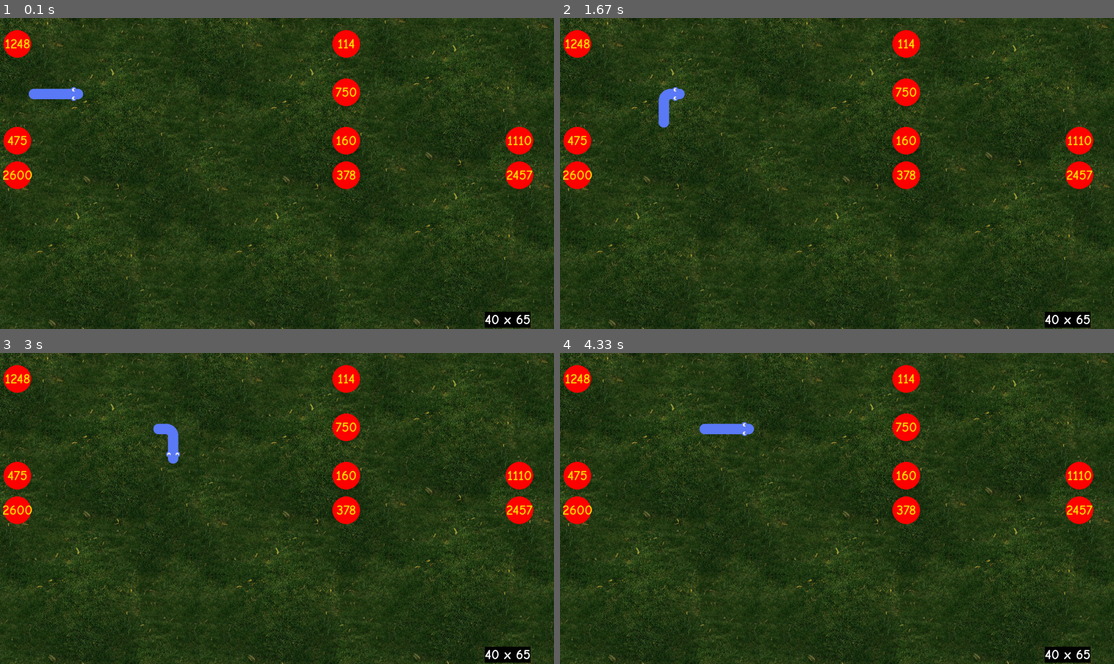
Above: before the commit, frames 1-4 (two rows, left to right).
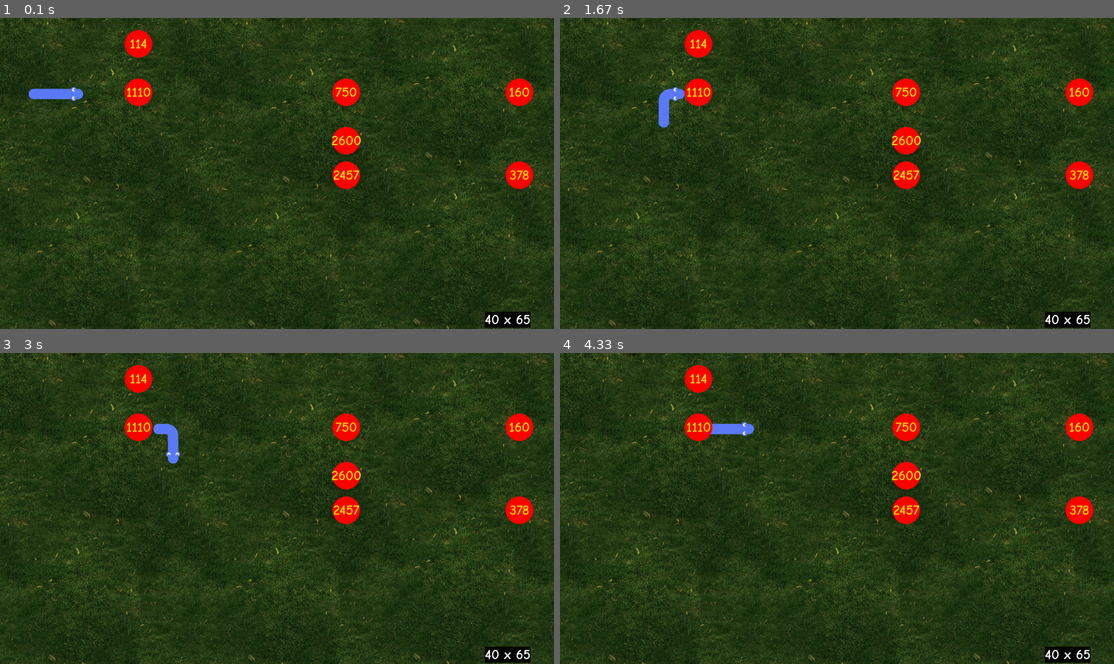
Above: after the commit, the same moments.

Repository: Zeus-HackOlympus/Ganitansh-GUI
Game: pygame game, started from game/game.py
Two runs of this game, one before a commit and one after it. Both use one fixed random seed, a clock stepped at 60 frames per second and the inputs below.
Inputs:
- Up to frame 1 (0.1 s): no input
- Up to frame 2 (1.67 s): tap S at 0.33 s; hold Right 0.67-1.13 s; hold W 1.17-1.47 s; hold Right from 1.5 s (still down)
- Up to frame 3 (3 s): release Right at 1.97 s; hold A 2-2.53 s; hold Down 2.57-2.87 s; hold A from 2.9 s (still down)
- Up to frame 4 (4.33 s): release A at 3.3 s; hold Up 3.33-3.7 s; hold D from 3.73 s (still down)

The runs differ from the first frame. In frame 1, 3.2% of the frame differs, in the area x 0-97%, y 3-56%; in frame 2, 3.2%; in frame 3, 3.2%; in frame 4, 3.2%.

Commit message:
Add files via upload

Diff:
--- a/game/game.py
+++ b/game/game.py
@@ -3,28 +3,28 @@
 from pygame.locals import *
 from pygame.math import *
 
-pygame.mixer.pre_init(44100,-16,2,512)
+pygame.mixer.pre_init(44100, -16, 2, 512)
 pygame.init()
 running = True
 
 cell_size = 40
 cell_number = 100
 
-screen = pygame.display.set_mode((1600,900))
+screen = pygame.display.set_mode((1600, 900))
 clock = pygame.time.Clock()
 
 # background
 
 pygame.mixer.init()
 pygame.mixer.music.load("../assets/music/game_music1.ogg")
+
 
 class Snake:
     def __init__(self):
         # snake starts from certer
-        self.direction = Vector2(0,0)
-        self.body = [Vector2(5,5),Vector2(4,5),Vector2(3,5),Vector2(2,5)]
+        self.direction = Vector2(0, 0)
+        self.body = [Vector2(5, 5), Vector2(4, 5), Vector2(3, 5), Vector2(2, 5)]
         self.new_block = False
-
 
         self.head_up = pygame.image.load('../assets/snake/Graphics/head_up.png').convert_alpha()
         self.head_down = pygame.image.load('../assets/snake/Graphics/head_down.png').convert_alpha()
@@ -46,59 +46,75 @@
         self.crunch_sound = pygame.mixer.Sound('../assets/snake/Sound/crunch.wav')
 
         # self.pixel = Rect(self.x,self.y,30,30)
+        self.head_rect = self.head_up.get_rect()
+
     def draw_snake(self):
         self.update_head_graphics()
         self.update_tail_graphics()
-        for index,block in enumerate(self.body):
+        for index, block in enumerate(self.body):
             x_pos = int(block.x * cell_size)
             y_pos = int(block.y * cell_size)
-            block_rect = pygame.Rect(x_pos,y_pos,cell_size,cell_size)
-
-            if index == 0 :
-                screen.blit(self.head,block_rect)
+            block_rect = pygame.Rect(x_pos, y_pos, cell_size, cell_size)
+
+            if index == 0:
+                screen.blit(self.head, block_rect)
+                # added a feature to update the coordinates of the heads rect
+                self.head_rect = self.head.get_rect(topleft=(x_pos, y_pos))
             elif index == len(self.body) - 1:
-                screen.blit(self.tail,block_rect)
-
-            else :
-                previous_block = self.body[index+1] - block
-                next_block = self.body[index-1] - block
-                if (previous_block.x == next_block.x) :
-                    screen.blit(self.body_vertical,block_rect)
-                elif (previous_block.y == next_block.y):
-                    screen.blit(self.body_horizontal,block_rect)
+                screen.blit(self.tail, block_rect)
+
+            else:
+                previous_block = self.body[index + 1] - block
+                next_block = self.body[index - 1] - block
+                if previous_block.x == next_block.x:
+                    screen.blit(self.body_vertical, block_rect)
+                elif previous_block.y == next_block.y:
+                    screen.blit(self.body_horizontal, block_rect)
                 else:
-                    if (previous_block.x == -1 and next_block.y == -1) or (previous_block.y == -1 and next_block.x == -1):
-                        screen.blit(self.body_tl,block_rect)
-                    elif (previous_block.x == -1 and next_block.y == 1) or (previous_block.y == 1 and next_block.x == -1):
-                        screen.blit(self.body_bl,block_rect)
-                    elif (previous_block.x == 1 and next_block.y == -1) or (previous_block.y == -1 and next_block.x == 1):
-                        screen.blit(self.body_tr,block_rect)
+                    if (previous_block.x == -1 and next_block.y == -1) or (
+                            previous_block.y == -1 and next_block.x == -1):
+                        screen.blit(self.body_tl, block_rect)
+                    elif (previous_block.x == -1 and next_block.y == 1) or (
+                            previous_block.y == 1 and next_block.x == -1):
+                        screen.blit(self.body_bl, block_rect)
+                    elif (previous_block.x == 1 and next_block.y == -1) or (
+                            previous_block.y == -1 and next_block.x == 1):
+                        screen.blit(self.body_tr, block_rect)
                     elif (previous_block.x == 1 and next_block.y == 1) or (previous_block.y == 1 and next_block.x == 1):
-                        screen.blit(self.body_br,block_rect)
-
-
+                        screen.blit(self.body_br, block_rect)
 
     def update_head_graphics(self):
         head_relation = self.body[1] - self.body[0]
-        if head_relation == Vector2(1,0): self.head = self.head_left
-        elif head_relation == Vector2(-1, 0): self.head = self.head_right
-        elif head_relation == Vector2(0, 1): self.head = self.head_up
-        elif head_relation == Vector2(0, -1): self.head = self.head_down
+        if head_relation == Vector2(1, 0):
+            self.head = self.head_left
+        elif head_relation == Vector2(-1, 0):
+            self.head = self.head_right
+        elif head_relation == Vector2(0, 1):
+            self.head = self.head_up
+        elif head_relation == Vector2(0, -1):
+            self.head = self.head_down
+
     def update_tail_graphics(self):
         tail_relation = self.body[-2] - self.body[-1]
-        if tail_relation == Vector2(1, 0): self.tail = self.tail_left
-        elif tail_relation == Vector2(-1, 0): self.tail = self.tail_right
-        elif tail_relation == Vector2(0, 1): self.tail = self.tail_up
-        elif tail_relation == Vector2(0, -1): self.tail = self.tail_down
+        if tail_relation == Vector2(1, 0):
+            self.tail = self.tail_left
+        elif tail_relation == Vector2(-1, 0):
+            self.tail = self.tail_right
+        elif tail_relation == Vector2(0, 1):
+            self.tail = self.tail_up
+        elif tail_relation == Vector2(0, -1):
+            self.tail = self.tail_down
+
     def move_snake(self):
-        if self.add_block() == True :
+
+        if self.add_block():
             body = self.body[:]
-            body.insert(0,body[0] + self.direction)
+            body.insert(0, body[0] + self.direction)
             self.body = body[:]
             self.new_block = False
         else:
             body = self.body[:-1]
-            body.insert(0,body[0] + self.direction)
+            body.insert(0, body[0] + self.direction)
             self.body = body[:]
 
     def play_crunch_sound(self):
@@ -106,54 +122,56 @@
 
     def add_block(self):
         self.new_block = True
+
     def reset(self):
-        self.body = [Vector2(5,5),Vector2(4,5),Vector2(3,5),Vector2(2,5)]
-        self.direction = Vector2(0,0)
-
+        self.body = [Vector2(5, 5), Vector2(4, 5), Vector2(3, 5), Vector2(2, 5)]
+        self.direction = Vector2(0, 0)
 
 
 class FRUIT:
-    def __init__(self,a,b):
+    def __init__(self, a, b):
         # a and b : a * b = ab
         self.a = a
         self.b = b
         # TODO: ADD REMAINING SPAWN POINTS
-        self.spawn =  [
-            Vector2(50, 75),  Vector2(400, 75), Vector2(1000, 75), Vector2(1500, 75),
-            Vector2(50, 215), Vector2(400, 215), Vector2(1000, 215), Vector2(1200, 215), Vector2(1400, 215), Vector2(1500, 215),
-            Vector2(50, 355), Vector2(1000, 355),  Vector2(1400, 355), Vector2(1500, 355),
-            Vector2(50, 455),  Vector2(1000, 455), Vector2(1500, 455)
+        self.spawn = [
+            Vector2(50, 75), Vector2(400, 75), Vector2(1000, 75), Vector2(1500, 75),
+            Vector2(50, 215), Vector2(400, 215), Vector2(1000, 215), Vector2(1200, 215), Vector2(1400, 215),
+            Vector2(1500, 215),
+            Vector2(50, 355), Vector2(1000, 355), Vector2(1400, 355), Vector2(1500, 355),
+            Vector2(50, 455), Vector2(1000, 455), Vector2(1500, 455)
         ]
         self.pos_of_random = []
 
     def update_coordinates(self):
-        pos = random.randint(0,len(self.spawn)-1)
+        pos = random.randint(0, len(self.spawn) - 1)
         a = self.spawn[pos]
         self.spawn.remove(self.spawn[pos])
         return a
 
-    def draw_cicle(self,pos:tuple):
+    def draw_cicle(self, pos: tuple):
         self.pos_of_ans = pos
         circle = pygame.draw.circle(screen, Color("red"), pos, 40)
         font = pygame.font.Font('../assets/Fonts/Comic_Neue/ComicNeue-Bold.ttf', 40)
         font = font.render(str(self.a * self.b), True, Color("gold"))
         screen.blit(font, font.get_rect(center=circle.center))
+
     def update_coordinates_random(self):
         arr = []
         for i in range(8):
-            a = self.spawn[random.randint(0,len(self.spawn)-1)]
-            self.spawn.remove(a)
+            a = self.spawn[random.randint(0, len(self.spawn) - 1)]
             arr.append(a)
         return arr
 
-    def draw_random(self,pos,random):
+    def draw_random(self, pos, random):
         # pos
-        for index,i in enumerate(pos) :
+        for index, i in enumerate(pos):
             self.pos_of_random.append(i)
             circle = pygame.draw.circle(screen, Color("red"), i, 40)
             font = pygame.font.Font('../assets/Fonts/Comic_Neue/ComicNeue-Bold.ttf', 40)
-            font = font.render(str(random[index]* random[index+1]), True, Color("gold"))
+            font = font.render(str(random[index] * random[index + 1]), True, Color("gold"))
             screen.blit(font, font.get_rect(center=circle.center))
+            print(self.spawn)
 
 
 class Main:
@@ -163,21 +181,25 @@
         self.snake = Snake()
         self.a = a
         self.b = b
-        self.fruit = FRUIT(a,b)
+        self.fruit = FRUIT(a, b)
         self.randomize()
+
     def randomize(self):
         self.random_prod = self.get_random_product()
         self.co_of_random = self.fruit.update_coordinates_random()
         self.co_of_ans = self.fruit.update_coordinates()
         self.co_of_random = self.fruit.update_coordinates_random()
+
     def get_a(self):
         return self.a
+
     def get_b(self):
         return self.b
 
     def check_collision(self):
         print(self.fruit.pos_of_ans)
-        if self.fruit.pos_of_ans == self.snake.body[0]:
+        rect_target = pygame.Rect(self.co_of_ans[0]-25, self.co_of_ans[1]-25, 50, 50)
+        if self.snake.head_rect.colliderect(rect_target):
             print("COLLISION COLLISION COLLISION COLLISION COLLISION COLLISION COLLISION COLLISION")
             self.randomize()
             self.snake.add_block()
@@ -186,28 +208,30 @@
             for block in self.snake.body[1:]:
                 if block == self.snake.body[0]:
                     self.randomize()
+
     def check_fail(self):
-        if (self.snake.body[0].x > screen.get_width()-50) or (self.snake.body[0].y >screen.get_height()-50 ):
+        if (self.snake.body[0].x > screen.get_width() - 50) or (self.snake.body[0].y > screen.get_height() - 50):
             self.game_over()
         for block in self.snake.body[1:]:
-            if block == self.snake.body[0] :
+            if block == self.snake.body[0]:
                 self.game_over()
+
     def game_over(self):
         print("game over")
         self.snake.reset()
 
     def draw_score(self):
         score_text = str(len(self.snake.body) - 4)
-        score_surface = game_font.render("Score: " + score_text,True,Color("Black"))
-        score_x = int(cell_size*cell_number - cell_number - 60)
-        score_y = int(cell_size*cell_number - cell_number - 40)
-        score_rect = score_surface.get_rect(center = (score_x,score_y))
-        screen.blit(screen,score_rect)
+        score_surface = game_font.render("Score: " + score_text, True, Color("Black"))
+        score_x = int(cell_size * cell_number - cell_number - 60)
+        score_y = int(cell_size * cell_number - cell_number - 40)
+        score_rect = score_surface.get_rect(center=(score_x, score_y))
+        screen.blit(screen, score_rect)
 
     def draw_equation(self):
-        font = pygame.font.Font("../assets/Fonts/Comic_Neue/ComicNeue-Bold.ttf",40)
-        font = font.render(str(self.a) +" x " + str(self.b),True,Color("White"),Color("Black"))
-        screen.blit(font,(1600-200,900-50))
+        font = pygame.font.Font("../assets/Fonts/Comic_Neue/ComicNeue-Bold.ttf", 40)
+        font = font.render(str(self.a) + " x " + str(self.b), True, Color("White"), Color("Black"))
+        screen.blit(font, (1600 - 200, 900 - 50))
 
     def get_update(self):
         self.snake.move_snake()
@@ -217,7 +241,7 @@
     def get_random_product(self):
         arr = []
         for i in range(8):
-            x = random.randint(5,self.a)
+            x = random.randint(5, self.a)
             y = random.randint(5, self.b)
             arr.append(x)
             arr.append(y)
@@ -227,7 +251,7 @@
         self.rock1 = pygame.image.load("../assets/images/rock2.png")
         self.rock2 = pygame.image.load("../assets/images/rock1.png")
         self.wall1 = pygame.image.load("../assets/images/wall2.jpg")
-        self.bg    = pygame.image.load("../assets/images/grass.png")
+        self.bg = pygame.image.load("../assets/images/grass.png")
         screen.blit(self.bg, (0, 0))
 
         # self.draw_grass()
@@ -240,8 +264,9 @@
         self.snake.draw_snake()
         self.draw_equation()
         self.fruit.draw_cicle(self.co_of_ans)
-        self.fruit.draw_random(self.co_of_random,self.random_prod)
+        self.fruit.draw_random(self.co_of_random, self.random_prod)
         # temp - just for testing and getting spawn points
+
 
 """
     TODO:
@@ -255,38 +280,35 @@
         COMPILE EVERYTHING
 """
 
-
-
-
 # pygame.mixer.music.play()
 
 main = Main()
-game_font = pygame.font.Font('../assets/Fonts/Comic_Neue/ComicNeue-Bold.ttf',24)
+game_font = pygame.font.Font('../assets/Fonts/Comic_Neue/ComicNeue-Bold.ttf', 24)
 SCREEN_UPDATE = pygame.USEREVENT
-pygame.time.set_timer(SCREEN_UPDATE,200)
+pygame.time.set_timer(SCREEN_UPDATE, 200)
 
 while running:
     for event in pygame.event.get():
         # if snake touches ball update pos_of_center and
-        if event.type == pygame.QUIT :
+        if event.type == pygame.QUIT:
             running = False
-        if event.type == SCREEN_UPDATE :
+        if event.type == SCREEN_UPDATE:
             main.get_update()
         if event.type == KEYDOWN:
-            if event.key in (pygame.K_UP,pygame.K_w) :
+            if event.key in (pygame.K_UP, pygame.K_w):
                 # if not moving downward so that it doesnt destroy itself
                 if main.snake.direction.y != 1:
-                    main.snake.direction = Vector2(0,-1)
-            if event.key in (pygame.K_RIGHT,pygame.K_d):
-                if main.snake.direction.x != -1 :
-                    main.snake.direction = Vector2(1,0)
-            if event.key in (pygame.K_DOWN,pygame.K_s) :
-                if main.snake.direction.y != -1 :
-                    main.snake.direction = Vector2(0,1)
-            if event.key in (pygame.K_LEFT,pygame.K_a):
+                    main.snake.direction = Vector2(0, -1)
+            if event.key in (pygame.K_RIGHT, pygame.K_d):
+                if main.snake.direction.x != -1:
+                    main.snake.direction = Vector2(1, 0)
+            if event.key in (pygame.K_DOWN, pygame.K_s):
+                if main.snake.direction.y != -1:
+                    main.snake.direction = Vector2(0, 1)
+            if event.key in (pygame.K_LEFT, pygame.K_a):
                 if main.snake.direction.x != 1:
-                    main.snake.direction = Vector2(-1,0)
+                    main.snake.direction = Vector2(-1, 0)
     pygame.display.set_caption("Ganitansh-GUI")
     main.draw_objects()
     pygame.display.update()
-    clock.tick(60) # fps = 60
+    clock.tick(60)  # fps = 60
